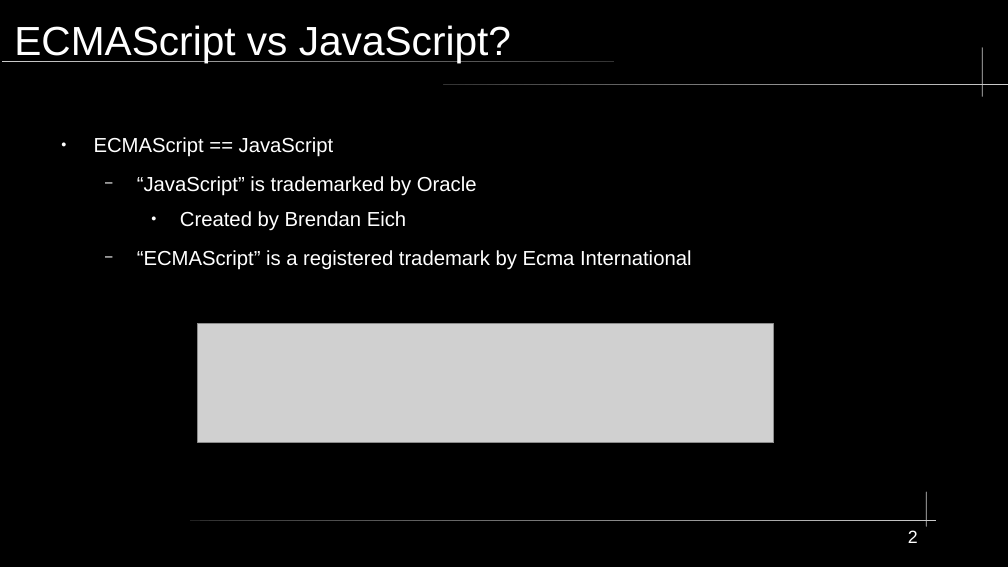
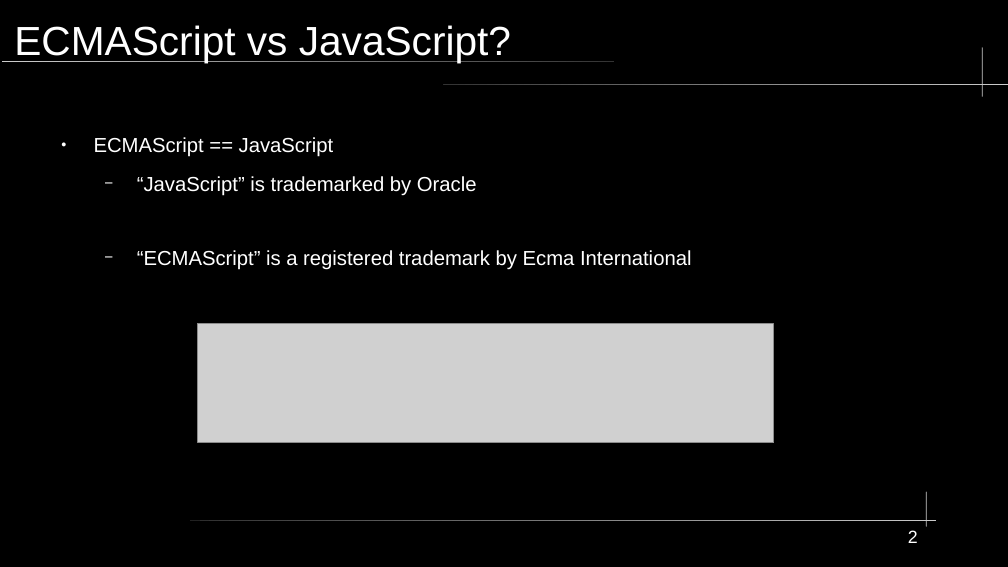
Before and after one commit to KWaloen/tc39_proposals_project, a slide deck: slide 2 of Data Analysis/Presentation/TC39 Process Documents.odp. Drawn at 1008x567 pixels with LibreOffice and Linux fonts; fonts in the diff are those of the drawing; grey boxes stand for pictures. Boxes give left, top, right and bottom in pixels: in the first picture for what was removed or moved away, otherwise in the second. Text is boxed around its words. In the diff, an @@ line names an element or a change of style, - is before the commit and + after.

```diff
--- a/Data Analysis/Presentation/TC39 Process Documents.odp
+++ b/Data Analysis/Presentation/TC39 Process Documents.odp
@@ text at box(180, 211, 406, 231): paragraph removed @@
-    ● Created by Brendan Eich
```
Also in this commit, not shown: 6 other slides changed.
